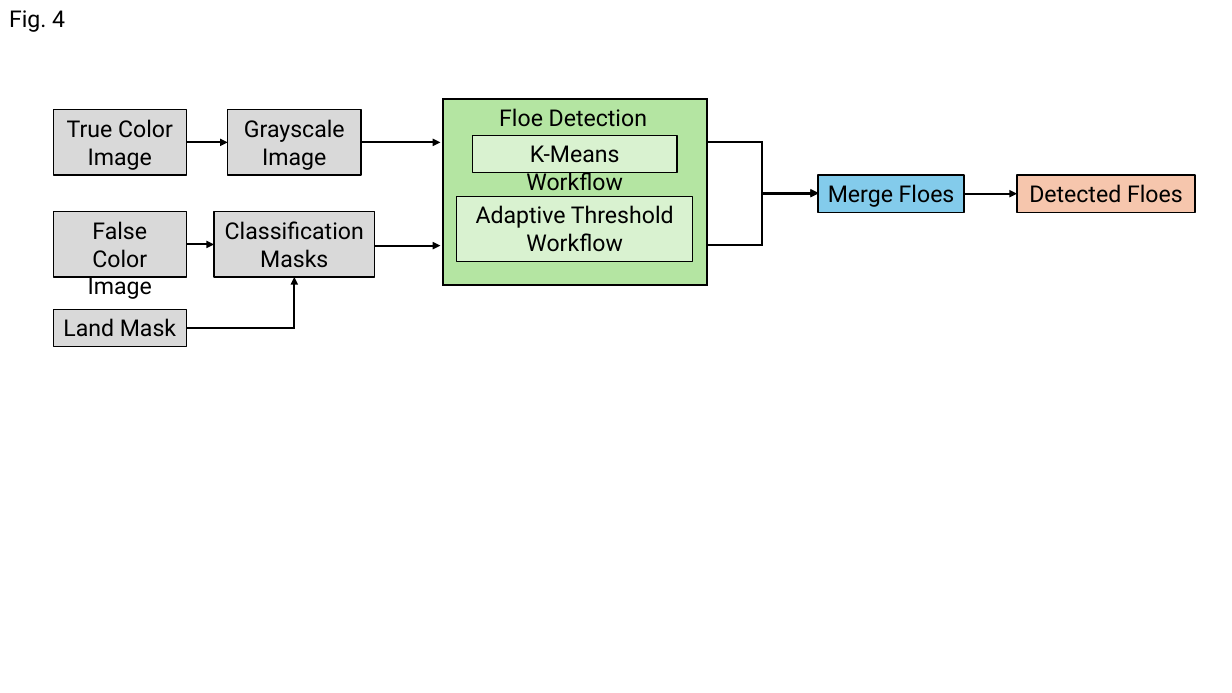
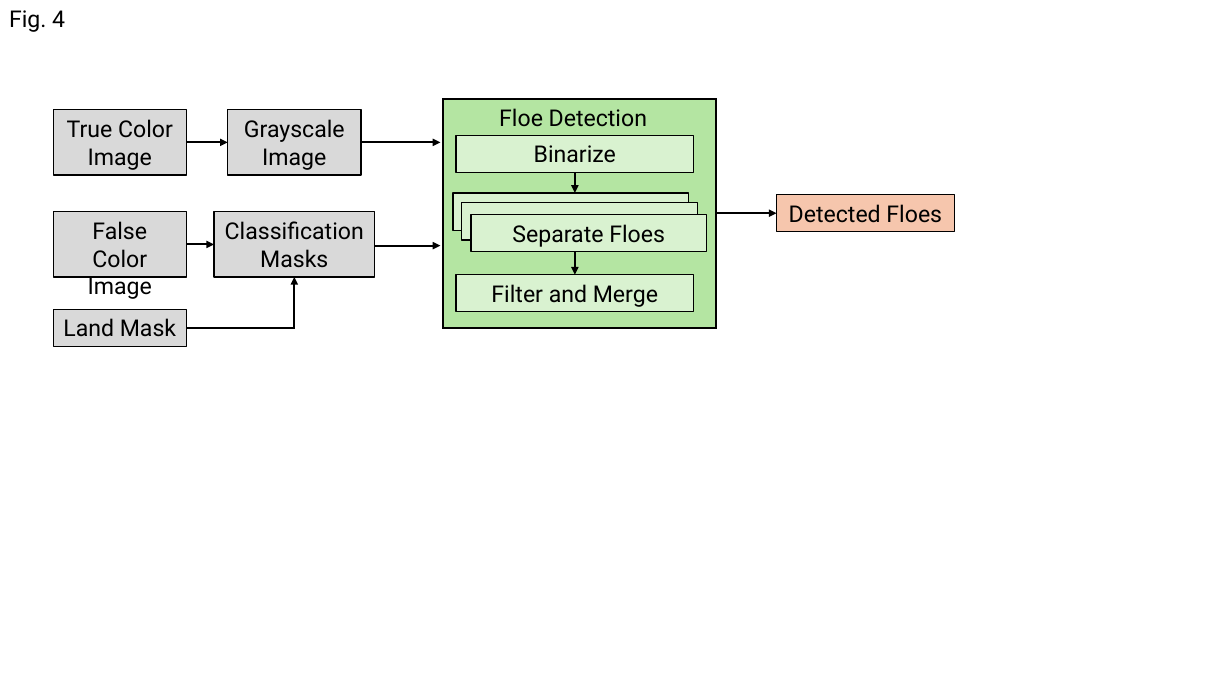
Before and after one commit to danielmwatkins/calval_tgrs, a slide deck: slide 4 of docs/paper_figures.pptx. Drawn at 1232x693 pixels with LibreOffice and Linux fonts; fonts in the diff are those of the drawing. Boxes give left, top, right and bottom in pixels: in the first picture for what was removed or moved away, otherwise in the second. Text is boxed around its words. In the diff, an @@ line names an element or a change of style, - is before the commit and + after.

```diff
--- a/docs/paper_figures.pptx
+++ b/docs/paper_figures.pptx
@@ rectangle: place and size @@
-rectangle at [444, 99, 708, 286]
+rectangle at [444, 99, 717, 328]
@@ rectangle "Binarize": place and size @@
-rectangle "Binarize" at [472, 135, 677, 172]
+rectangle "Binarize" at [456, 135, 693, 172]
@@ text in rectangle at [534, 145, 616, 163]: text changed @@
-K-Means Workflow
+Binarize
@@ elbow arrow removed from (706, 141) to (818, 194) @@
@@ arrow added from (575, 173) to (575, 193), #000000 1.5 pt @@
@@ rectangle removed at [818, 175, 964, 212] @@
-Merge Floes
@@ rectangle: place and size @@
-rectangle at [457, 196, 692, 262]
+rectangle at [453, 193, 689, 230]
@@ rectangle added at [462, 202, 698, 239], fill #D9F2D0, outline #000000 1 pt @@
@@ text in rectangle at [476, 205, 674, 252]: text removed @@
-Adaptive Threshold Workflow
@@ elbow arrow removed from (706, 245) to (818, 193) @@
@@ rectangle "Detected Floes": place and size @@
-rectangle "Detected Floes" at [1018, 175, 1196, 212]
+rectangle "Detected Floes" at [776, 195, 955, 232]
@@ rectangle added at [471, 214, 707, 251], fill #D9F2D0, outline #000000 1 pt, 18 pt, text #000000 @@
+Separate Floes
@@ arrow moved from (964, 194) - (1018, 194) to (716, 213) - (776, 213) @@
@@ arrow added from (575, 250) to (575, 274), #000000 1.5 pt @@
@@ rectangle added at [456, 274, 693, 311], fill #D9F2D0, outline #000000 1 pt, 18 pt, text #000000 @@
+Filter and Merge
```
Also in this commit, not shown: 1 other slide changed, 4 other files.
